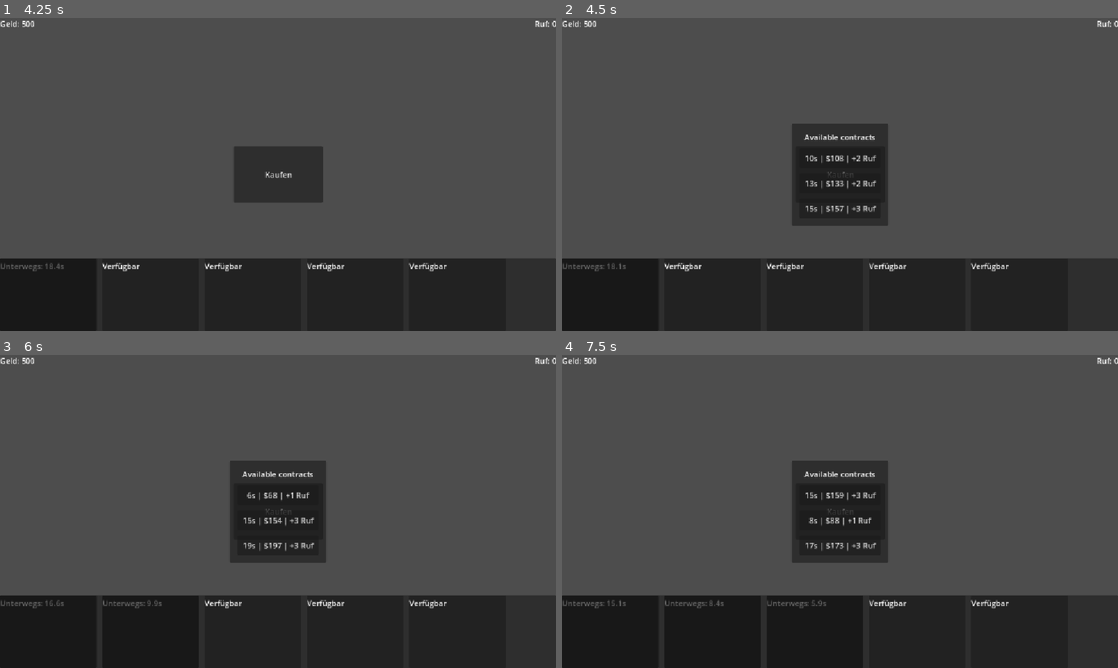
Above: before the commit, frames 1-4 (two rows, left to right).
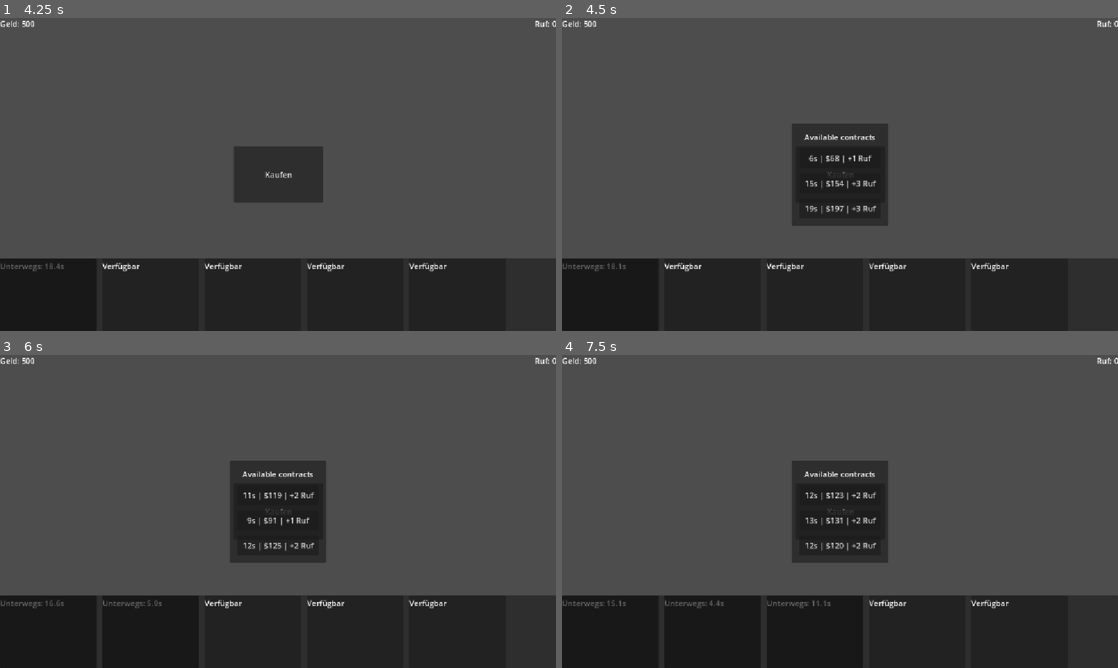
Above: after the commit, the same moments.

Repository: Indept-Studios/Transport-Mogul
Game: Godot game, scene res://main.tscn
Two runs of this game, one before a commit and one after it. Both use one fixed random seed, a clock stepped at 60 frames per second and the inputs below.
Inputs (mouse positions are in pixels of both pictures, inside the frame that each line leads up to):
- Up to frame 1 (4.25 s): click "Kaufen" at 0.5 s; click "Kaufen" at 1.25 s; click "Kaufen" at 2 s; tap Enter at 2.75 s; move the mouse to (50, 293) at 2.77 s; click (50, 293) at 2.92 s; click "19s | $190 | +3 Ruf" at 3.5 s
- Up to frame 2 (4.5 s): tap Space at 4.25 s; move the mouse to (712, 293) at 4.27 s; click (712, 293) at 4.42 s
- Up to frame 3 (6 s): click "10s | $108 | +2 Ruf" (after the commit: "6s | $68 | +1 Ruf") at 5 s; tap Enter at 5.75 s; move the mouse to (250, 630) at 5.77 s; click (250, 630) at 5.92 s
- Up to frame 4 (7.5 s): click "6s | $68 | +1 Ruf" (after the commit: "11s | $119 | +2 Ruf") at 6.5 s; move the mouse to (917, 630) at 7.27 s; click (917, 630) at 7.42 s

Frame 1 is identical in both runs. In frame 2, 0.2% of the frame differs, in the area x 43-57%, y 43-62%; in frame 3, 0.3%, in the area x 26-57%, y 43-80%; in frame 4, 0.2%.

Commit message:
CORE: load and save System

Diff:
--- a/project.godot
+++ b/project.godot
@@ -25,6 +25,19 @@
 window/stretch/mode="canvas_items"
 window/stretch/aspect="expand"
 
+[input]
+
+save_game={
+"deadzone": 0.2,
+"events": [Object(InputEventKey,"resource_local_to_scene":false,"resource_name":"","device":-1,"window_id":0,"alt_pressed":false,"shift_pressed":false,"ctrl_pressed":true,"meta_pressed":false,"pressed":false,"keycode":0,"physical_keycode":83,"key_label":0,"unicode":0,"location":0,"echo":false,"script":null)
+]
+}
+load_game={
+"deadzone": 0.2,
+"events": [Object(InputEventKey,"resource_local_to_scene":false,"resource_name":"","device":-1,"window_id":0,"alt_pressed":false,"shift_pressed":false,"ctrl_pressed":true,"meta_pressed":false,"pressed":false,"keycode":0,"physical_keycode":76,"key_label":0,"unicode":0,"location":0,"echo":false,"script":null)
+]
+}
+
 [physics]
 
 3d/physics_engine="Jolt Physics"
--- a/scripts/contract.gd
+++ b/scripts/contract.gd
@@ -4,3 +4,17 @@
 var duration: float = 0.0
 var reward: int = 0
 var reputation_gain: int = 0
+
+func to_dict() -> Dictionary:
+	return {
+		"duration": duration,
+		"reward": reward,
+		"reputation_gain": reputation_gain,
+	}
+
+static func from_dict(dictonary: Dictionary) -> Contract:
+	var contract := Contract.new()
+	contract.duration = float(dictonary.get("duration", 0.0))
+	contract.reward = int(dictonary.get("reward", 0))
+	contract.reputation_gain = int(dictonary.get("reputation_gain", 0))
+	return contract
--- a/scripts/game_manager.gd
+++ b/scripts/game_manager.gd
@@ -1,12 +1,18 @@
 extends Node
-
 
 func _ready():
 	Gamestate.contrac_service = Contract_Service.new()
 	create_start_vehicle()
 	Gamestate.contrac_service.generate_contracts_for(Gamestate.vehicles[0])
+	Gamestate.vehicles_changed.connect(_on_vehicles_changed)
 
 func _process(delta):
+	print("process running")
+	var t := 0.0
+	t += delta
+	if t > 1.0:
+		t = 0.0
+		print("delta:", delta, "time_scale:", Engine.time_scale, "paused:", get_tree().paused)
 	for vehicle in Gamestate.vehicles:
 		if not vehicle.is_available:
 			vehicle.remaining_time -= delta
@@ -33,6 +39,12 @@
 
 	Gamestate.contrac_service.generate_contracts_for(vehicle)
 
+func _on_vehicles_changed():
+	for vehicle in Gamestate.vehicles:
+		if vehicle.current_contract != null and vehicle.remaining_time > 0.0:
+			vehicle.is_available = false
+		if vehicle.is_available and vehicle.available_contracts.size() < 3:
+			Gamestate.contrac_service.generate_contracts_for(vehicle)
 #endregion
 
 #region Generally
@@ -41,6 +53,17 @@
 
 func add_reputation(amount: int):
 	Gamestate.add_reputation(amount)
+
+func _unhandled_input(event: InputEvent) -> void:
+	if event.is_action_pressed("save_game"):
+		Gamestate.save_game()
+		get_viewport().set_input_as_handled()
+	if event.is_action_pressed("load_game"):
+		if Gamestate.load_game():
+			Engine.time_scale = 1.0
+			get_tree().paused = false
+			_on_vehicles_changed()
+		get_viewport().set_input_as_handled()
 #endregion
 
 #region Vehicle
--- a/scripts/gamestate.gd
+++ b/scripts/gamestate.gd
@@ -2,6 +2,9 @@
 
 signal vehicles_changed
 signal resources_changed
+
+const SAVE_PATH := "user://savegame.json"
+const SAVE_VERSION := 1
 
 var contrac_service: Contract_Service = null
 var money: int = 500
@@ -19,3 +22,87 @@
 func add_reputation(amount: int):
 	reputation += amount
 	emit_signal("resources_changed")
+
+func to_dict() -> Dictionary:
+	var vehicles_dict := {}
+	for v: Vehicle in vehicles:
+		vehicles_dict[str(v.id)] = v.to_dict()
+	return {
+		"save_version": SAVE_VERSION,
+		"money": money,
+		"reputation": reputation,
+		"vehicles": vehicles_dict,
+	}
+
+func save_game() -> bool:
+	var data := to_dict()
+	var json := JSON.stringify(data, "\t")
+	var file := FileAccess.open(SAVE_PATH, FileAccess.WRITE)
+	if file == null:
+		push_error("Could not open save file for writing: " + SAVE_PATH)
+		return false
+	file.store_string(json)
+	file.close()
+	return true
+
+func load_game() -> bool:
+	if not FileAccess.file_exists(SAVE_PATH):
+		return false
+
+	var file := FileAccess.open(SAVE_PATH, FileAccess.READ)
+	if file == null:
+		push_error("Could not open save file for reading: " + SAVE_PATH)
+		return false
+
+	var text := file.get_as_text()
+	file.close()
+
+	var parsed: Variant = JSON.parse_string(text)
+	if parsed == null or not (parsed is Dictionary):
+		push_error("Save file is not valid JSON Dictionary")
+		return false
+
+	var dictonary: Dictionary = parsed
+	var ver := int(dictonary.get("save_version", 0))
+	if ver != SAVE_VERSION:
+		push_warning("Save version mismatch. Found %d expected %d" % [ver, SAVE_VERSION])
+
+	money = int(dictonary.get("money", 500))
+	reputation = int(dictonary.get("reputation", 0))
+	vehicles.clear()
+
+	var vs: Variant = dictonary.get("vehicles", null)
+	var max_id: int = 0
+
+	if typeof(vs) != TYPE_DICTIONARY:
+		return false
+
+	var vdict: Dictionary = vs as Dictionary
+
+	for key in vdict.keys():
+		var item_variant: Variant = vdict.get(key)
+
+		if item_variant is Dictionary:
+			var vehicle_dict: Dictionary = item_variant
+			var v: Vehicle = Vehicle.from_dict(vehicle_dict)
+
+			v.id = int(str(key))
+			vehicles.append(v)
+			max_id = max(max_id, v.id)
+
+	vehicles.sort_custom(func(a: Vehicle, b: Vehicle) -> bool:
+		return a.id < b.id
+	)
+
+	for v in vehicles:
+		if v.current_contract != null and v.remaining_time > 0.0:
+			v.is_available = false
+		elif v.current_contract == null:
+			v.is_available = true
+
+	if max_id > 0:
+		Vehicle._next_id = max_id + 1
+
+	emit_signal("resources_changed")
+	emit_signal("vehicles_changed")
+	return true
--- a/scripts/vehicle.gd
+++ b/scripts/vehicle.gd
@@ -12,3 +12,30 @@
 func _init():
 	id = _next_id
 	_next_id += 1
+
+func to_dict() -> Dictionary:
+	return {
+		"state": {
+			"is_available": is_available,
+			"remaining_time": remaining_time,
+		},
+		"current_contract": current_contract.to_dict() if current_contract != null else null,
+		"offers": available_contracts.map(func(c: Contract): return c.to_dict()),
+	}
+
+static func from_dict(dictonary: Dictionary) -> Vehicle:
+	var vehicle := Vehicle.new()
+	vehicle.is_available = bool(dictonary.get("is_available", true))
+	vehicle.remaining_time = float(dictonary.get("remaining_time", 0.0))
+
+	var cc = dictonary.get("current_contract", null)
+	vehicle.current_contract = Contract.from_dict(cc) if (cc is Dictionary) else null
+
+	vehicle.available_contracts.clear()
+	var offers = dictonary.get("available_contracts", [])
+	if offers is Array:
+		for item in offers:
+			if item is Dictionary:
+				vehicle.available_contracts.append(Contract.from_dict(item))
+
+	return vehicle
